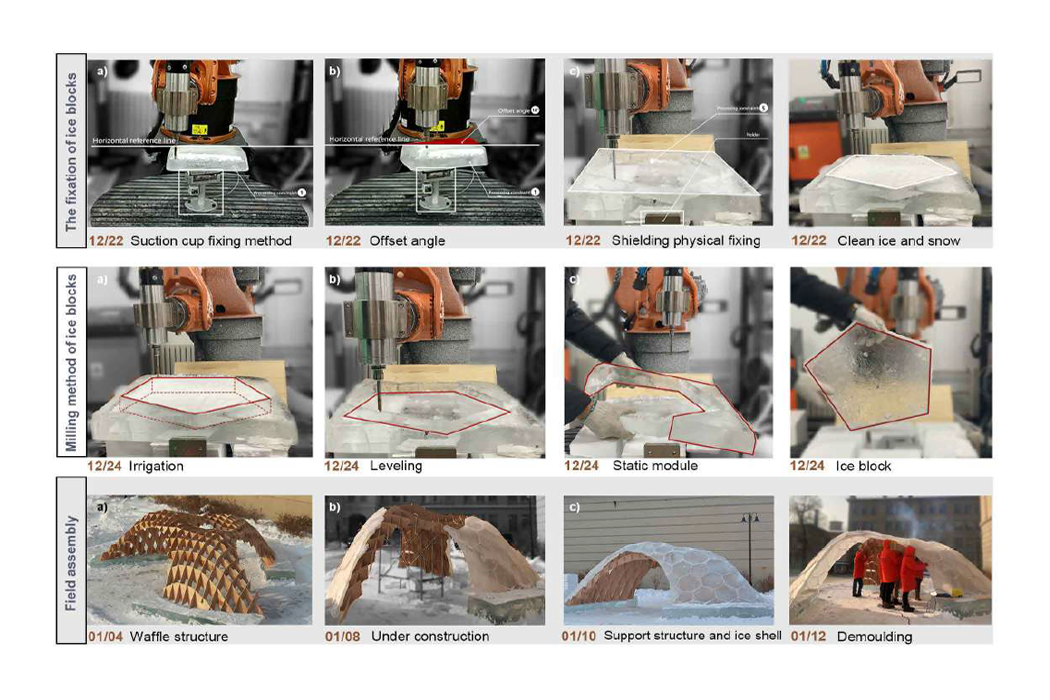
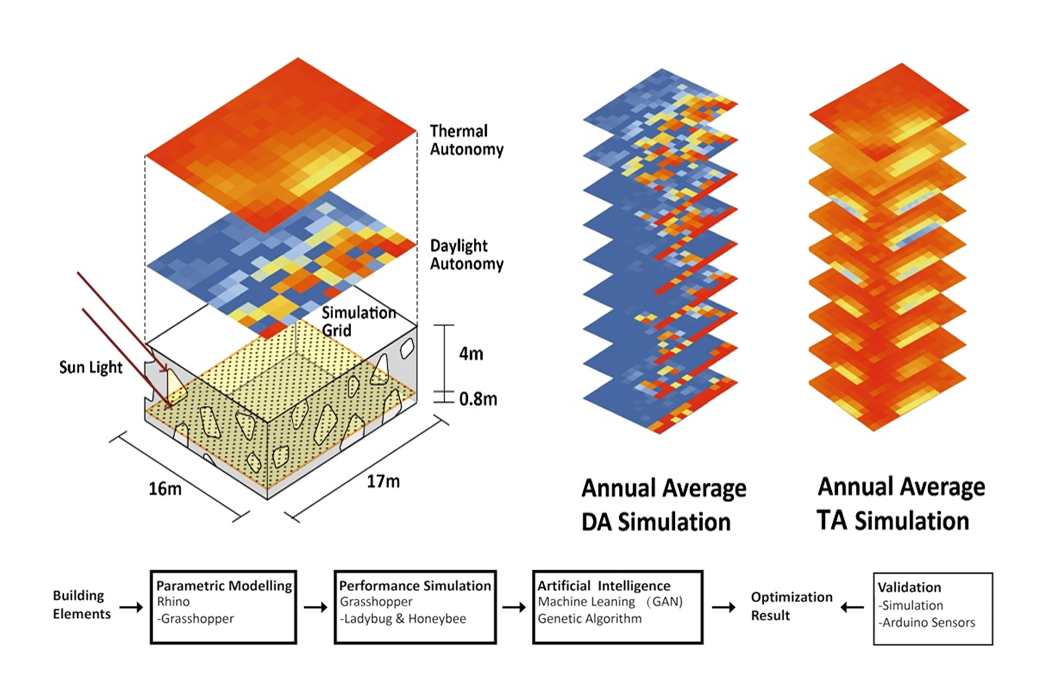
Comparing the layer stacks of the two 1050x700 images. Changes:
added layer "图层 2" above "图层 1" over [52,562,998,648]
painted on "图层 1" over [52,50,998,648]
